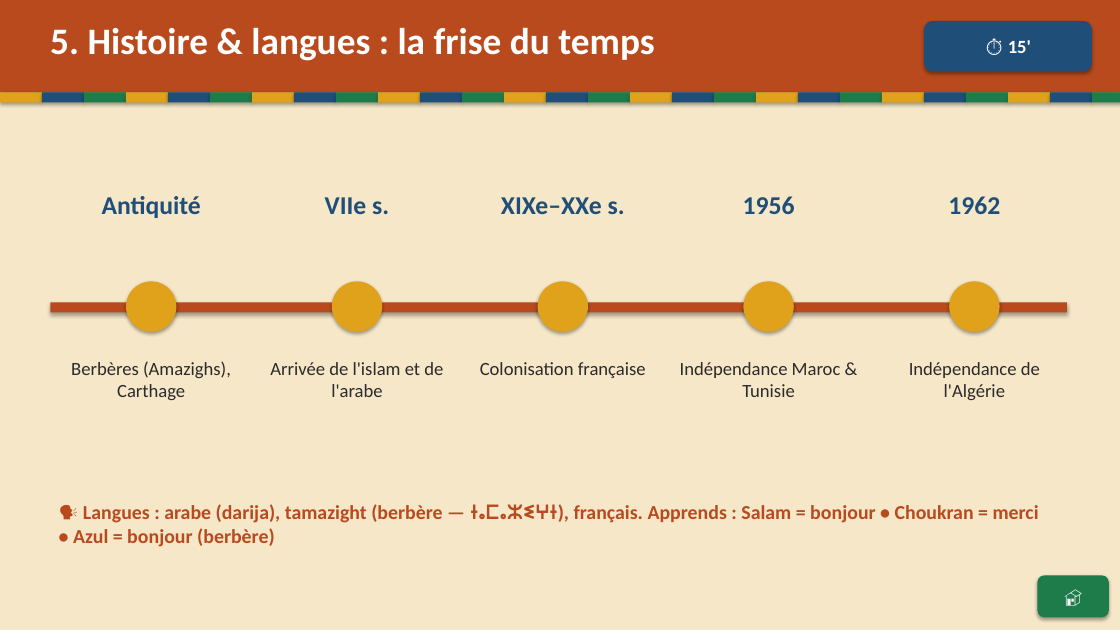
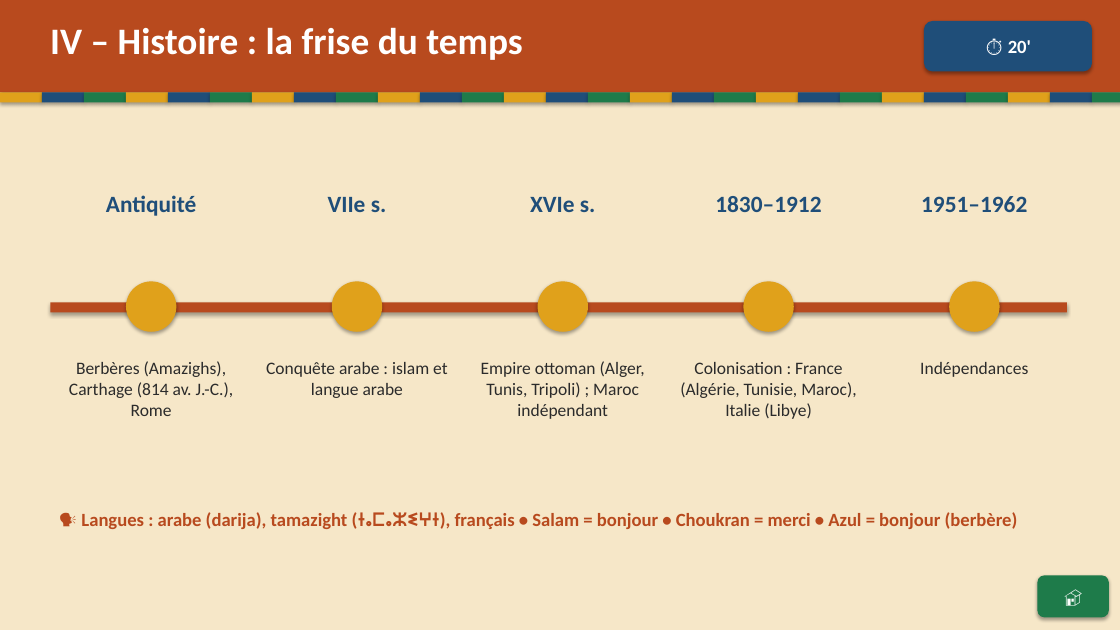
Before and after one commit to Paquereauman/Paquereauman, a slide deck: slide 25 of maghreb/maghreb-interactif.pptx (slide 24 before the commit). Drawn at 1120x630 pixels with LibreOffice and Linux fonts; fonts in the diff are those of the drawing. Boxes give left, top, right and bottom in pixels: in the first picture for what was removed or moved away, otherwise in the second. Text is boxed around its words. In the diff, an @@ line names an element or a change of style, - is before the commit and + after.

```diff
--- a/maghreb/maghreb-interactif.pptx
+++ b/maghreb/maghreb-interactif.pptx
@@ text at [50, 27, 522, 60]: text changed @@
-5. Histoire & langues : la frise du temps
+IV – Histoire : la frise du temps
@@ text in rounded rectangle at [1008, 40, 1031, 53]: text changed @@
-⏱ 15'
+⏱ 20'
@@ text "Antiquité" at [106, 195, 197, 216]: size 22 to 20 pt @@
@@ text "VIIe s." at [328, 197, 387, 212]: size 22 to 20 pt @@
@@ text at [530, 197, 596, 212]: text changed; size 22 to 20 pt @@
-XIXe–XXe s.
+XVIe s.
@@ text at [715, 196, 821, 212]: text changed; size 22 to 20 pt @@
-1956
+1830–1912
@@ text at [921, 196, 1027, 212]: text changed; size 22 to 20 pt @@
-1962
+1951–1962
@@ text at [69, 361, 234, 416]: text changed; size 16 to 15 pt @@
-Berbères (Amazighs), Carthage
+Berbères (Amazighs), Carthage (814 av. J.-C.), Rome
@@ text at [266, 362, 447, 398]: text changed; size 16 to 15 pt @@
-Arrivée de l'islam et de l'arabe
+Conquête arabe : islam et langue arabe
@@ text at [481, 361, 645, 419]: text changed; size 16 to 15 pt @@
-Colonisation française
+Empire ottoman (Alger, Tunis, Tripoli) ; Maroc indépendant
@@ text at [680, 362, 856, 419]: text changed; size 16 to 15 pt @@
-Indépendance Maroc & Tunisie
+Colonisation : France (Algérie, Tunisie, Maroc), Italie (Libye)
@@ text at [920, 362, 1028, 377]: text changed; size 16 to 15 pt @@
-Indépendance de l'Algérie
+Indépendances
@@ text at [81, 512, 1018, 529]: text changed; size 17 to 16 pt @@
-🗣️ Langues : arabe (darija), tamazight (berbère — ⵜⴰⵎⴰⵣⵉⵖⵜ), français. Apprends : Salam = bonjour • Choukran = merci • Azul = bonjour (berbère)
+🗣️ Langues : arabe (darija), tamazight (ⵜⴰⵎⴰⵣⵉⵖⵜ), français • Salam = bonjour • Choukran = merci • Azul = bonjour (berbère)
```
Also in this commit, not shown: 9 other slides changed, 2 slides added.
